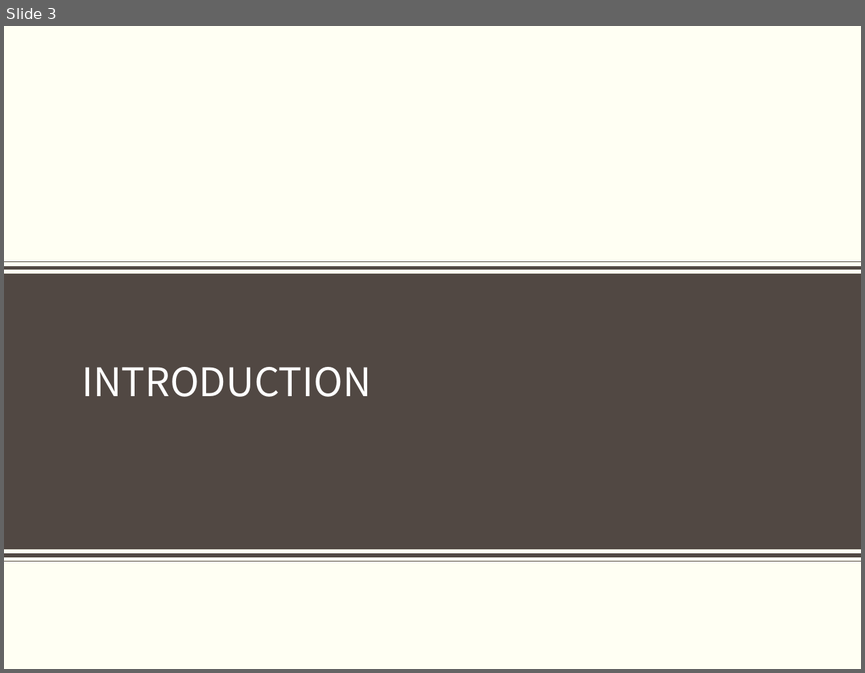
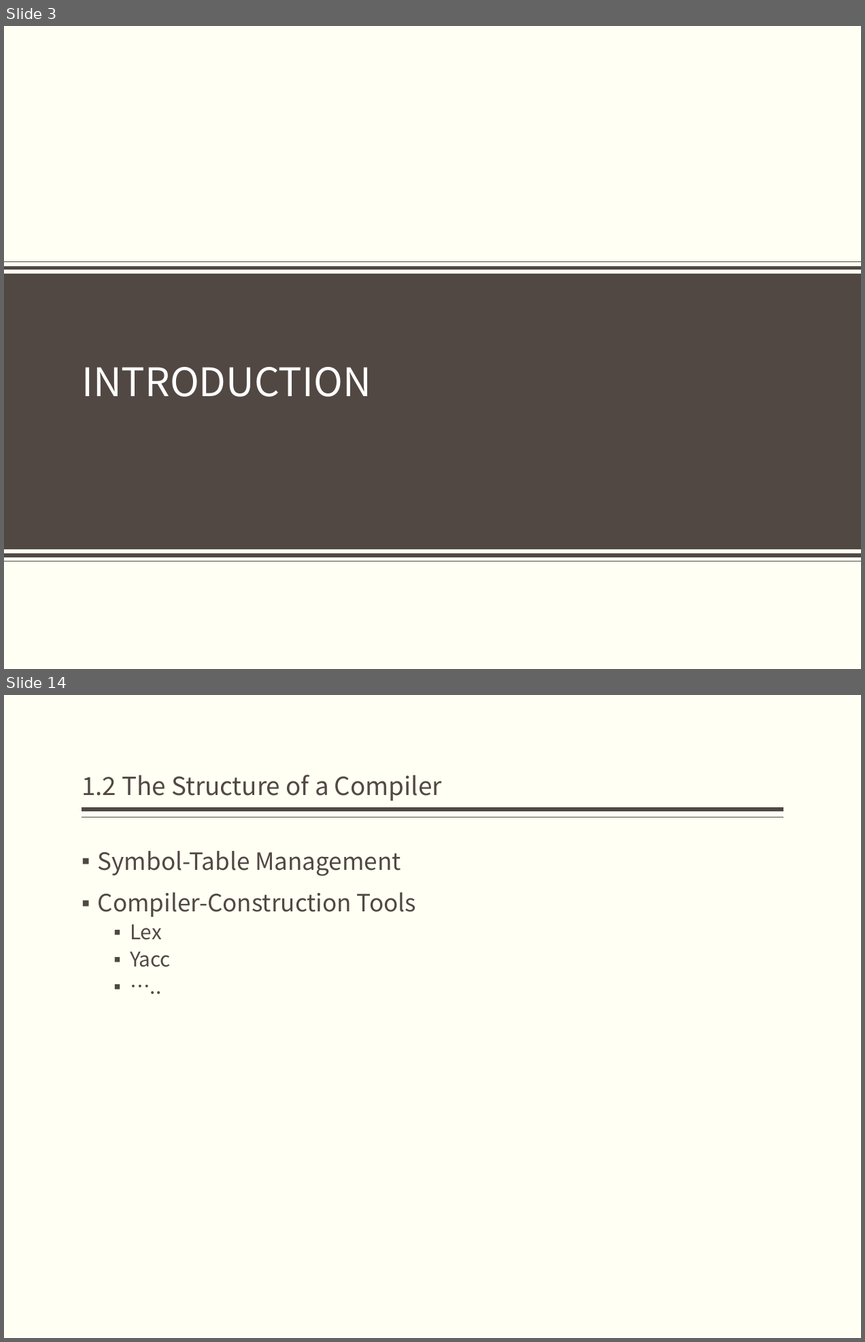
Before and after one commit to bonkboykz/jz81.github.io, a slide deck: course/compiler/LectureNotes/(Spring2017)Lecture1.pptx. Shown one above the other, each under a label of ours: slide 3 before the commit, slides 3 and 14 after it; the slides between them are not shown. The pictures are 865x673 and 865x1342 pixels, drawn with LibreOffice and Linux fonts; fonts in the diff are those of the drawing; background and template pictures are left out. Boxes give left, top, right and bottom in pixels: in the first picture for what was removed or moved away, otherwise in the second. Text is boxed around its words. In the diff, an @@ line names an element or a change of style, - is before the commit and + after.

```diff
--- a/course/compiler/LectureNotes/(Spring2017)Lecture1.pptx
+++ b/course/compiler/LectureNotes/(Spring2017)Lecture1.pptx
@@ slide 14 added at (x1=4, y1=695, x2=861, y2=1338), background #FFFFF3 @@
@@ title added at (x1=82, y1=775, x2=442, y2=801), 21 pt, text #514843 @@
+1.2 The Structure of a Compiler
@@ line added from (784, 809) to (82, 809), #514843 3 pt @@
@@ line added from (784, 817) to (82, 817), #514843 1 pt @@
@@ text added at (x1=98, y1=851, x2=416, y2=967), 20 pt, text #514843 @@
+▪ Symbol-Table Management
+▪ Compiler-Construction Tools
+  ▪ Lex
+  ▪ Yacc
+  ▪ …..
```
Also in this commit, not shown: 2 slides changed, 18 other slides added.
